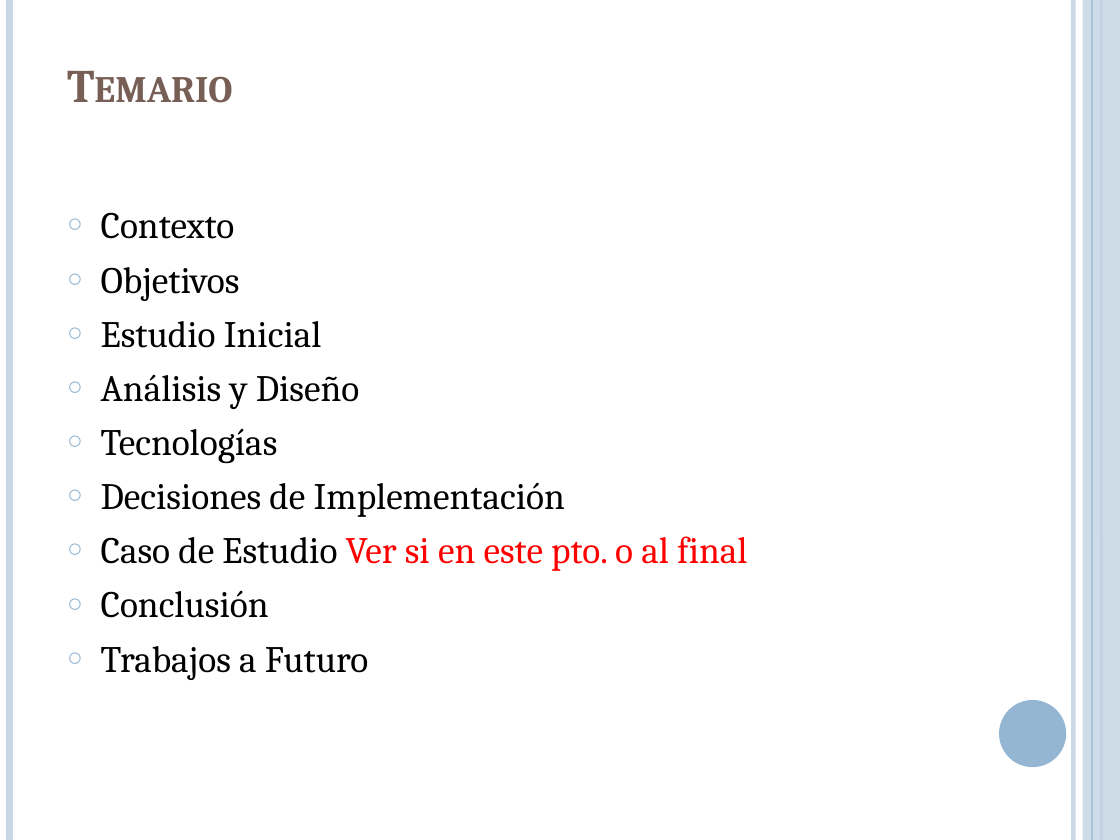
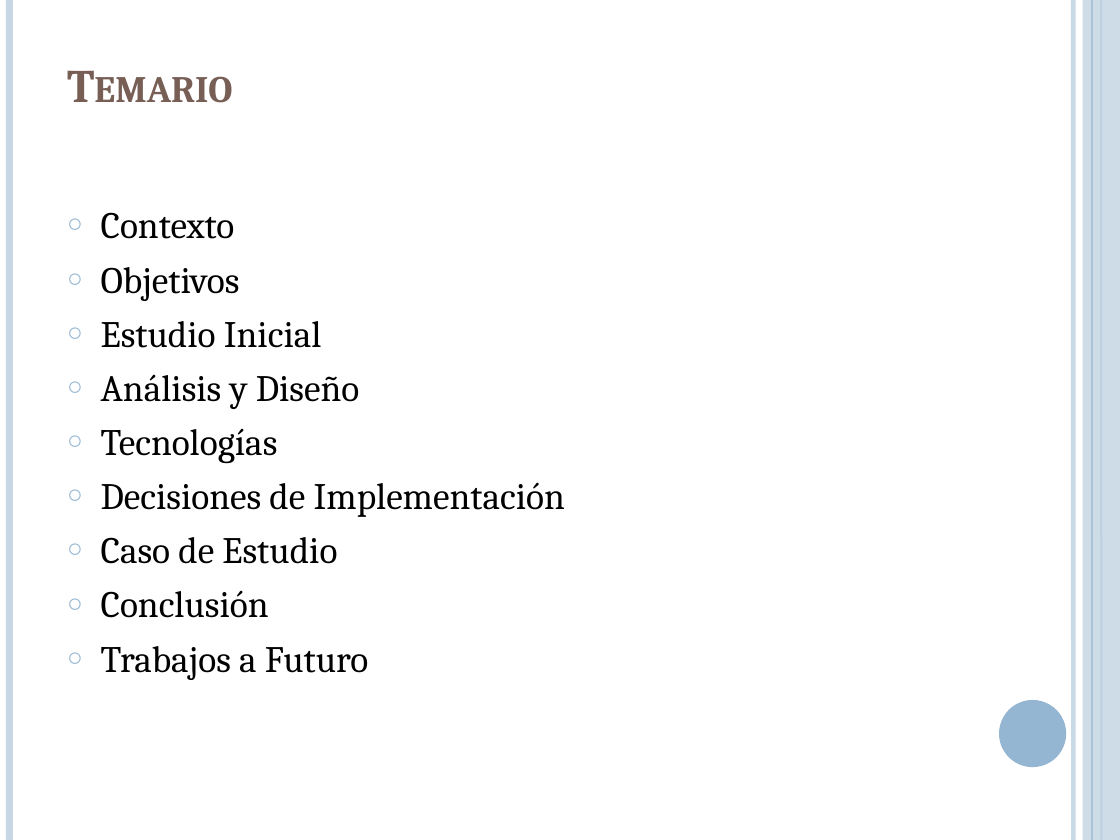
Before and after one commit to lcpaso1/integracion-gis-pge, a slide deck: slide 2 of Presentacion.pptx. Drawn at 1120x840 pixels with LibreOffice and Linux fonts; fonts in the diff are those of the drawing. Boxes give left, top, right and bottom in pixels: in the first picture for what was removed or moved away, otherwise in the second. Text is boxed around its words. In the diff, an @@ line names an element or a change of style, - is before the commit and + after.

```diff
--- a/Presentacion.pptx
+++ b/Presentacion.pptx
@@ text at <box>101,537,337,564</box>: text changed; text colour #FF0000 to #000000 @@
-○ Caso de Estudio Ver si en este pto. o al final
+○ Caso de Estudio
```
Also in this commit, not shown: 2 other slides changed, 1 slide removed.
